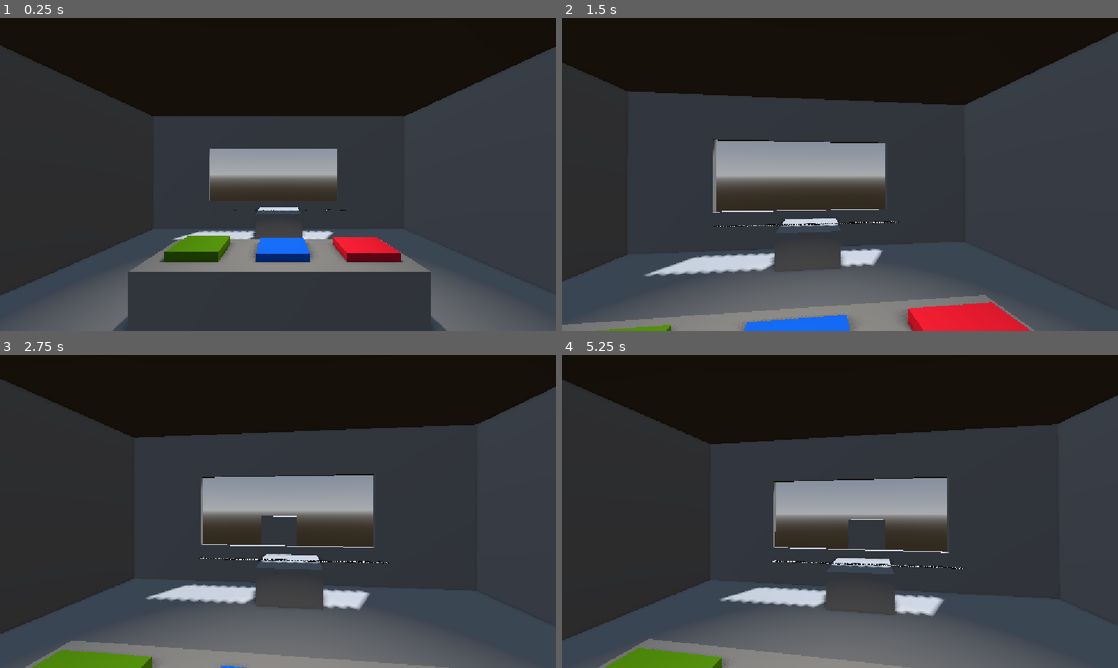
Above: before the commit, frames 1-4 (two rows, left to right).
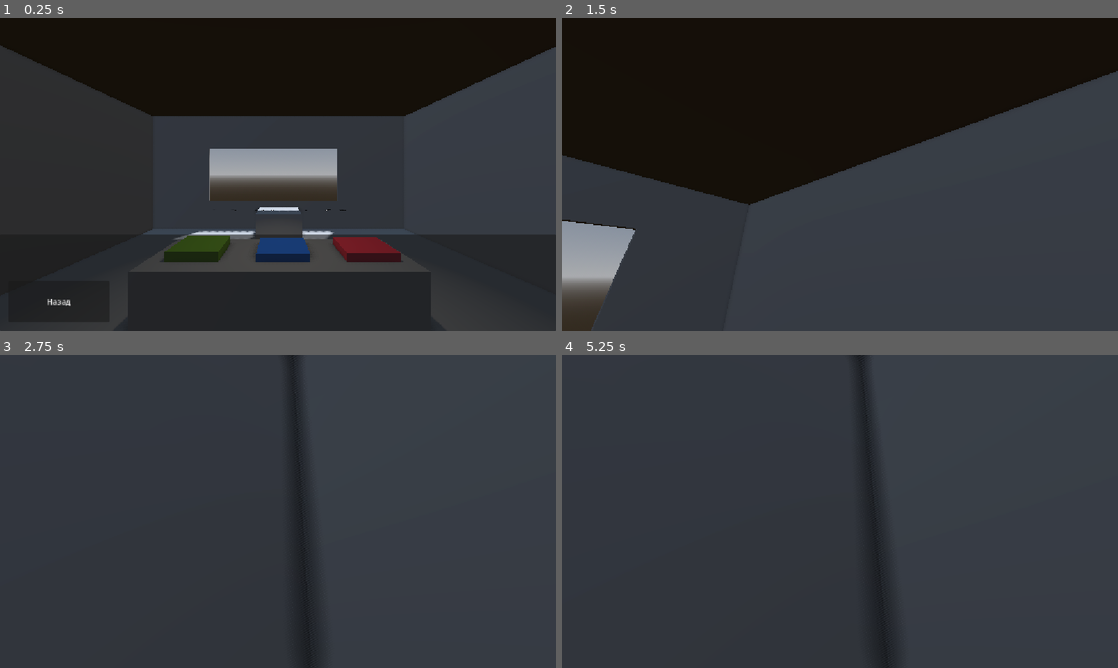
Above: after the commit, the same moments.

Repository: RolicsVin/AZS
Game: Godot game, scene res://scenes/game.tscn
Same seed, same stepped clock (60 frames per second), same inputs: the game is played once before the commit and once after it. The project has no main scene, so this scene is started directly.
Inputs (mouse positions are in pixels of both pictures, inside the frame that each line leads up to):
- Up to frame 1 (0.25 s): no input
- Up to frame 2 (1.5 s): click (623, 302) at 0.5 s, where only the run after the commit has a clickable "Назад"; tap Enter (ui_accept) at 1.25 s; move the mouse to (867, 174) at 1.27 s; hold Up (ui_up) from 1.28 s (still down); click (867, 174) at 1.42 s
- Up to frame 3 (2.75 s): keep holding Up (ui_up); tap Enter (ui_accept) at 1.52, 2.27 s; move the mouse to (250, 511) at 2.02 s
- Up to frame 4 (5.25 s): keep holding Up (ui_up); move the mouse to (851, 505) at 2.77 s; tap Enter (ui_accept) at 3.5, 3.77, 4.25, 4.52, 5 s; move the mouse to (834, 517) at 3.52 s; click (834, 517) at 3.67 s; move the mouse to (878, 514) at 4.27 s; move the mouse to (795, 508) at 5.02 s

The runs differ from the first frame. In frame 1, 17% of the frame differs, in the area x 0-100%, y 69-100%; in frame 2, 39%; in frame 3, 41%; in frame 4, 41%, in the area x 0-100%, y 0-100%.
Error after the commit: Parse Error: Too few arguments for "connect()" call. Expected at least 2 but received 1. (res://scenes/dialog.gd:16)

Commit message:
add dialogs

Diff:
--- a/core/classes/gameplay/Character.gd
+++ b/core/classes/gameplay/Character.gd
@@ -5,3 +5,6 @@
 
 @export var resume: String ## Резюме персонажа
 @export var social_networks: Array[String] ## Посты в социльных сетях
+
+@export var start_phrase: String
+@export var dialogs: Dictionary[String, Array] ## Диалоги. Формат: ключ-str; значение-list[str]
--- /dev/null
+++ b/scenes/dialog.gd
@@ -0,0 +1,22 @@
+## Скрипт для диалогов, между персонажами
+extends Panel
+
+@export var container: HBoxContainer
+
+
+func start_dialog(dialogs: Dictionary[String, Array], start_phrase: String):
+	$Label.text = start_phrase
+
+	for child in container.get_children(): # очищаем все предыдущие вопросы
+		child.queue_free()
+
+	for question in dialogs:
+		var button = Button.new()
+		button.text = question
+		button.connect(func(t=dialogs[question]): return play(t))
+
+		container.add_child(button)
+
+
+func play(text: String):
+	$Label.text = text
--- a/scenes/game.gd
+++ b/scenes/game.gd
@@ -63,7 +63,7 @@
 
 func player_continue() -> void: ## Игрок покидает ui и продолжает игру
 	web.hide()
-	#dialog.hide()
+	dialog.hide()
 	ui.hide()
 	player.player_continue()
 
--- a/scenes/game.tscn
+++ b/scenes/game.tscn
@@ -7,6 +7,7 @@
 [ext_resource type="Script" uid="uid://tic1p5mu7nxj" path="res://core/classes/gameplay/character.gd" id="3_p57ef"]
 [ext_resource type="Script" uid="uid://bjs4mlnnvenhf" path="res://scenes/panel.gd" id="4_lbhrr"]
 [ext_resource type="Script" uid="uid://bgmdgnweoav8o" path="res://core/classes/gameplay/area_button.gd" id="4_u5sy4"]
+[ext_resource type="Script" uid="uid://cuomswlv4mlrx" path="res://scenes/dialog.gd" id="8_gee14"]
 
 [sub_resource type="ProceduralSkyMaterial" id="ProceduralSkyMaterial_uwrxv"]
 sky_horizon_color = Color(0.66224277, 0.6717428, 0.6867428, 1)
@@ -155,13 +156,14 @@
 [sub_resource type="ConcavePolygonShape3D" id="ConcavePolygonShape3D_lnu2h"]
 data = PackedVector3Array(-0.96199995, 0.2891, 0.33449998, 0.96199995, 0.2891, 0.33449998, -0.96199995, -0.2891, 0.3344 …(1112 unchanged characters)…
 
-[node name="Game" type="Node3D" unique_id=383884584 node_paths=PackedStringArray("player", "cars", "ui", "resume", "web")]
+[node name="Game" type="Node3D" unique_id=383884584 node_paths=PackedStringArray("player", "cars", "ui", "resume", "web", "dialog")]
 script = ExtResource("1_uwrxv")
 player = NodePath("Player")
 cars = [NodePath("Cars/Car"), NodePath("Cars/Car2"), NodePath("Cars/Car3")]
 ui = NodePath("UI")
 resume = NodePath("Resume")
 web = NodePath("UI/Control/Panel")
+dialog = NodePath("UI/Dialog/Panel")
 
 [node name="Light" type="Node3D" parent="." unique_id=653589676]
 
@@ -362,7 +364,6 @@
 jump_velocity = 0.1
 
 [node name="UI" type="Control" parent="." unique_id=197028051]
-visible = false
 layout_mode = 3
 anchors_preset = 15
 anchor_right = 1.0
@@ -404,6 +405,46 @@
 layout_mode = 2
 size_flags_horizontal = 3
 size_flags_vertical = 3
+
+[node name="Dialog" type="Control" parent="UI" unique_id=624629380]
+custom_minimum_size = Vector2(0, 200)
+layout_mode = 1
+anchors_preset = 12
+anchor_top = 1.0
+anchor_right = 1.0
+anchor_bottom = 1.0
+grow_horizontal = 2
+grow_vertical = 0
+
+[node name="Panel" type="Panel" parent="UI/Dialog" unique_id=58255931]
+layout_mode = 1
+anchors_preset = 15
+anchor_right = 1.0
+anchor_bottom = 1.0
+grow_horizontal = 2
+grow_vertical = 2
+script = ExtResource("8_gee14")
+
+[node name="Label" type="Label" parent="UI/Dialog/Panel" unique_id=1538048693]
+layout_mode = 1
+anchors_preset = 15
+anchor_right = 1.0
+anchor_bottom = 1.0
+grow_horizontal = 2
+grow_vertical = 2
+horizontal_alignment = 1
+vertical_alignment = 1
+
+[node name="HBoxContainer" type="HBoxContainer" parent="UI/Dialog" unique_id=1599729028]
+layout_mode = 1
+anchors_preset = 12
+anchor_top = 1.0
+anchor_right = 1.0
+anchor_bottom = 1.0
+offset_top = -305.0
+offset_bottom = -204.0
+grow_horizontal = 2
+grow_vertical = 0
 
 [node name="Label" type="Label" parent="UI" unique_id=1609445190]
 visible = false
Not shown, added: scenes/dialog.gd.uid
